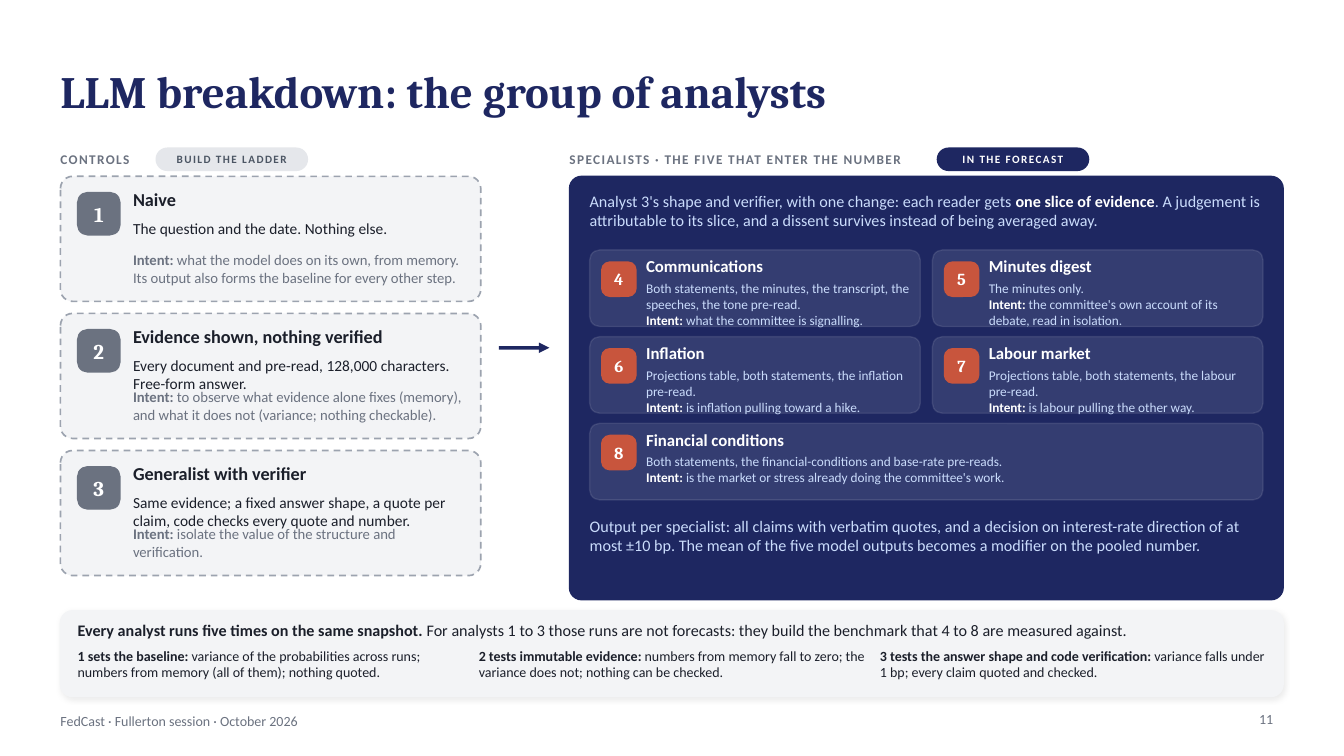
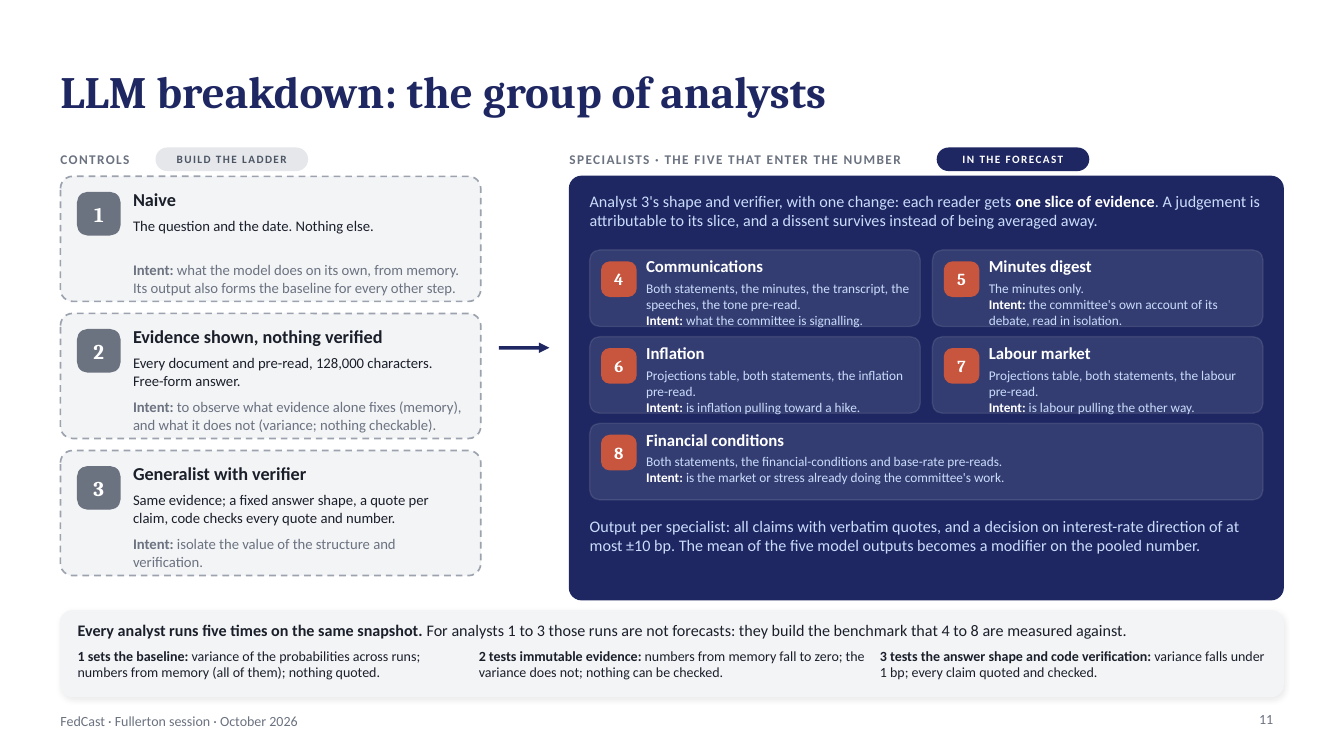
Before and after one commit to kmt112/fed-forecast, a slide deck: slide 11 of docs/FedCast_Fullerton.pptx. Drawn at 1344x756 pixels with LibreOffice and Linux fonts; fonts in the diff are those of the drawing. Boxes give left, top, right and bottom in pixels: in the first picture for what was removed or moved away, otherwise in the second. Text is boxed around its words. In the diff, an @@ line names an element or a change of style, - is before the commit and + after.

```diff
--- a/docs/FedCast_Fullerton.pptx
+++ b/docs/FedCast_Fullerton.pptx
@@ text "Intent: what the model does ...": place and size @@
-text "Intent: what the model does ..." at box(133, 255, 459, 286)
+text "Intent: what the model does ..." at box(133, 265, 459, 296)
@@ size 11 to 10.5 pt in 3 elements at box(133, 220, 373, 234), box(133, 494, 429, 526), box(133, 357, 432, 386) @@
@@ text "Intent: to observe what evidence ...": place and size @@
-text "Intent: to observe what evidence ..." at box(133, 391, 462, 423)
+text "Intent: to observe what evidence ..." at box(133, 401, 462, 433)
@@ text "Intent: isolate the value of ...": place and size @@
-text "Intent: isolate the value of ..." at box(133, 527, 395, 557)
+text "Intent: isolate the value of ..." at box(133, 539, 395, 567)
```
Also in this commit, not shown: 4 other slides changed, 2 other files.
